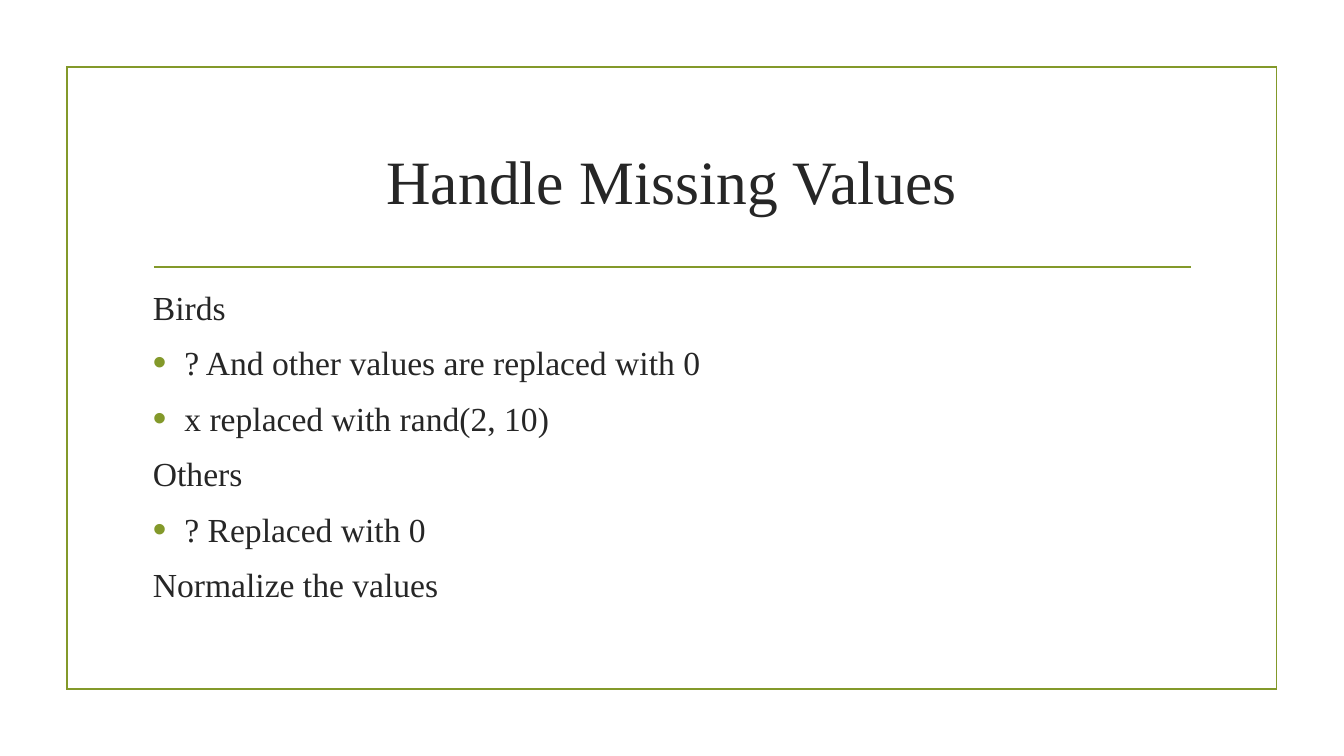
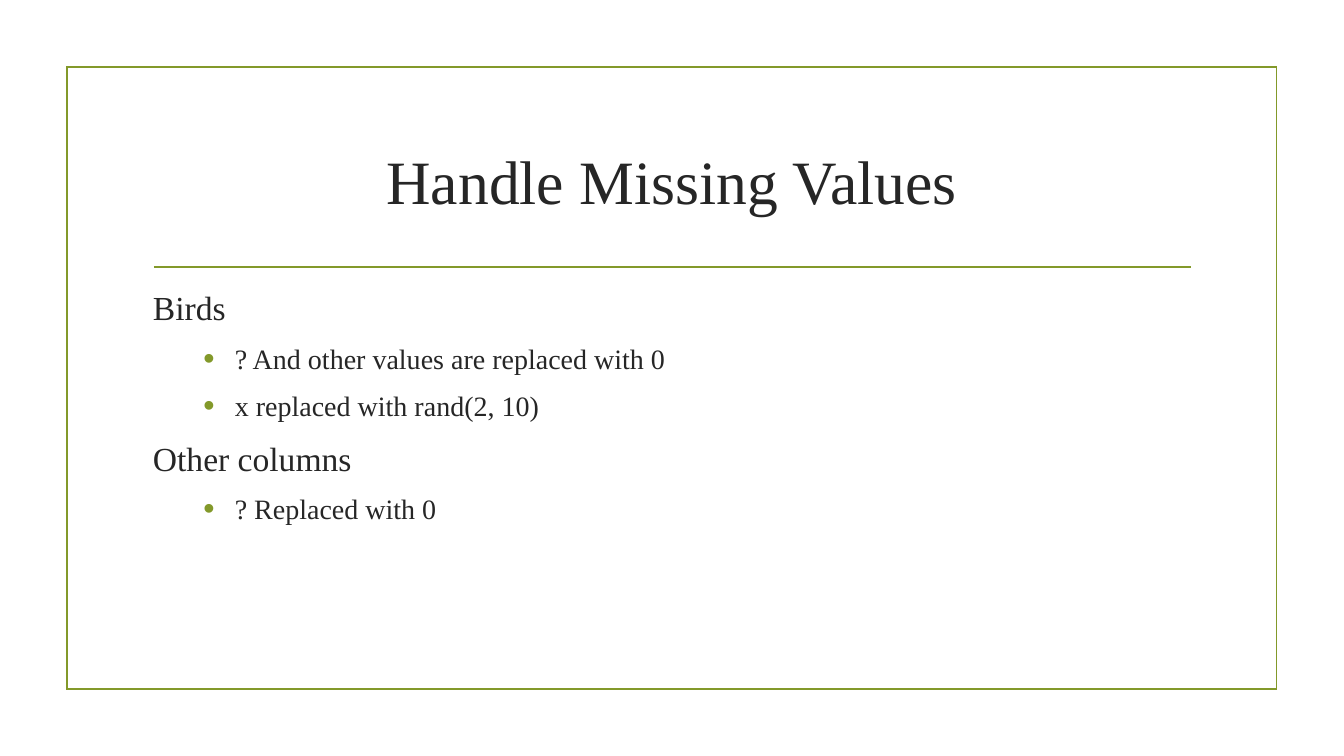
Before and after one commit to darshandpatel/eBird, a slide deck: slide 10 of PatelSankaraguru.pptx (slide 7 before the commit). Drawn at 1344x756 pixels with LibreOffice and Linux fonts; fonts in the diff are those of the drawing; background and template pictures are left out. Boxes give left, top, right and bottom in pixels: in the first picture for what was removed or moved away, otherwise in the second. Text is boxed around its words. In the diff, an @@ line names an element or a change of style, - is before the commit and + after.

```diff
--- a/PatelSankaraguru.pptx
+++ b/PatelSankaraguru.pptx
@@ text at bbox=[235, 349, 665, 525]: size 24 to 20 pt in "? And other values are replaced with ...", "x replaced with rand(2, 10)", "? Replaced with 0"; list level 1 to 2 in "? And other values are ..."; list level 1 to 2 in "x replaced with rand(2, 10)"; list level 1 to 2 in "? Replaced with 0" @@
@@ text at bbox=[153, 447, 352, 472]: text changed @@
-Others
+Other columns
@@ text at bbox=[153, 573, 438, 598]: paragraph removed @@
-Normalize the values
```
Also in this commit, not shown: 7 other slides changed, 10 slides added, 4 slides removed, 5 other files.
